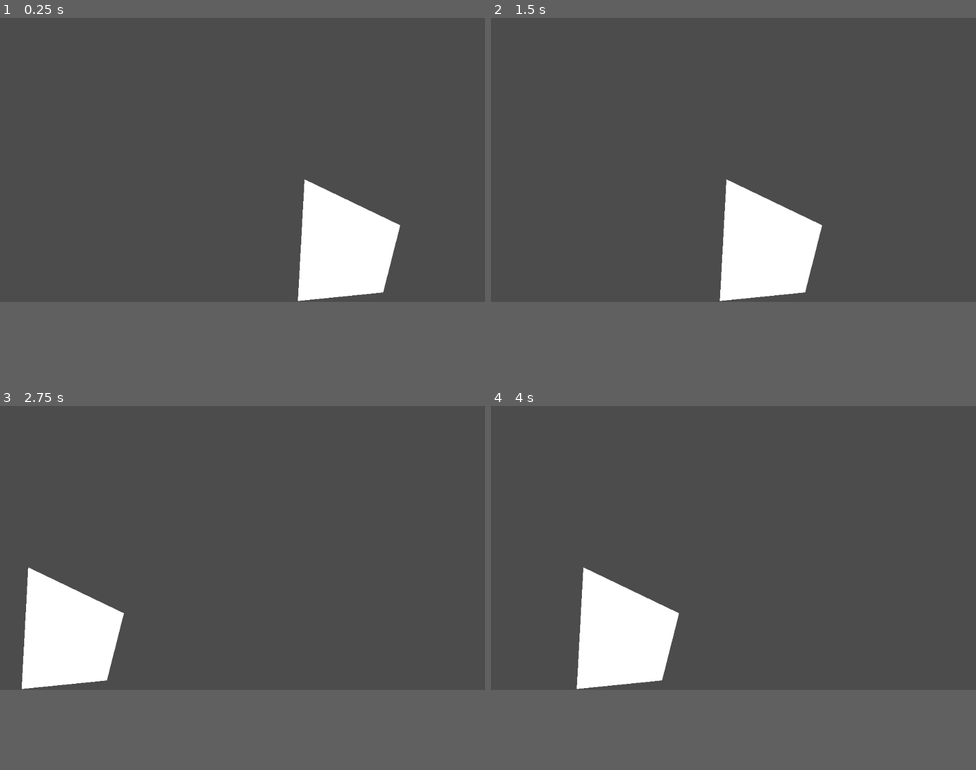
Above: before the commit, frames 1-4 (two rows, left to right).
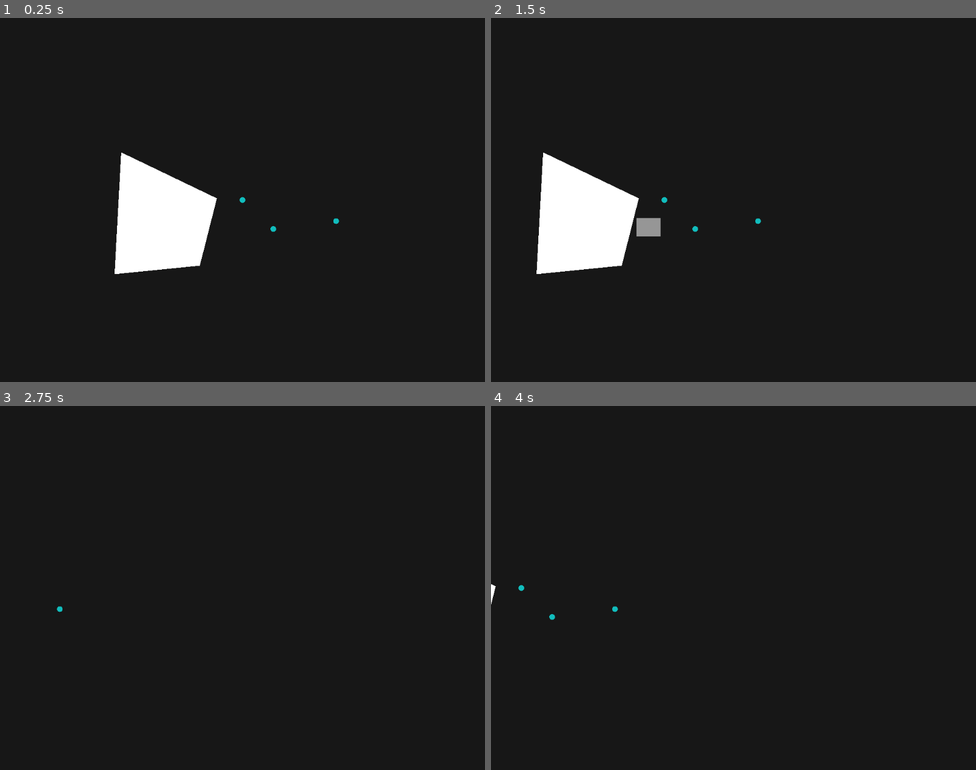
Above: after the commit, the same moments.

Repository: voithos/driftworld
Game: Godot game, scene res://scenes/level1.tscn
Same seed, same stepped clock (60 frames per second), same inputs: the game is played once before the commit and once after it.
Inputs (mouse positions are in pixels of both pictures, inside the frame that each line leads up to):
- Up to frame 1 (0.25 s): no input
- Up to frame 2 (1.5 s): tap Enter at 0.5 s; move the mouse to (840, 145) at 0.52 s; hold Right (ui_right) 0.53-1.25 s; click (840, 145) at 0.6 s; tap Space at 0.77, 1.25 s; drag from (636, 174) to (709, 218) at 1.27 s
- Up to frame 3 (2.75 s): move the mouse to (291, 486) at 2.02 s; hold Right (ui_right) from 2.03 s (still down); click (291, 486) at 2.1 s
- Up to frame 4 (4 s): release Right (ui_right) at 2.75 s; drag from (709, 606) to (588, 504) at 2.77 s; move the mouse to (879, 591) at 3.52 s; hold Left (ui_left) from 3.53 s (still down); click (879, 591) at 3.6 s; tap Space at 3.77 s
The window is 800x468 before the commit and 800x600 after it. Grey fills any space a smaller window leaves; there, only what the larger window draws over its background counts as a difference.

The runs differ from the first frame. In frame 1, 78% of the frame differs, in the area x 0-100%, y 0-78%; in frame 2, 78%; in frame 3, 78%; in frame 4, 78%.

Commit message:
Add units and selection.

Diff:
--- a/project.godot
+++ b/project.godot
@@ -17,11 +17,18 @@
 
 config/name="GMTK 2020"
 run/main_scene="res://scenes/level1.tscn"
+boot_splash/bg_color=Color( 0, 0, 0, 1 )
 config/icon="res://icon.png"
 
 [autoload]
 
 Screen="*res://scripts/screen.gd"
+
+[display]
+
+window/size/height=768
+window/size/test_width=1024
+window/size/test_height=768
 
 [input]
 
@@ -53,7 +60,18 @@
 , Object(InputEventKey,"resource_local_to_scene":false,"resource_name":"","device":0,"alt":false,"shift":false,"control":false,"meta":false,"command":false,"pressed":false,"scancode":83,"unicode":0,"echo":false,"script":null)
  ]
 }
+ui_mouse_left={
+"deadzone": 0.5,
+"events": [ Object(InputEventMouseButton,"resource_local_to_scene":false,"resource_name":"","device":0,"alt":false,"shift":false,"control":false,"meta":false,"command":false,"button_mask":0,"position":Vector2( 0, 0 ),"global_position":Vector2( 0, 0 ),"factor":1.0,"button_index":1,"pressed":false,"doubleclick":false,"script":null)
+ ]
+}
+ui_mouse_right={
+"deadzone": 0.5,
+"events": [ Object(InputEventMouseButton,"resource_local_to_scene":false,"resource_name":"","device":0,"alt":false,"shift":false,"control":false,"meta":false,"command":false,"button_mask":0,"position":Vector2( 0, 0 ),"global_position":Vector2( 0, 0 ),"factor":1.0,"button_index":2,"pressed":false,"doubleclick":false,"script":null)
+ ]
+}
 
 [rendering]
 
+environment/default_clear_color=Color( 0.0941176, 0.0941176, 0.0941176, 1 )
 environment/default_environment="res://default_env.tres"
--- a/scripts/camera.gd
+++ b/scenes/camera.gd
@@ -4,6 +4,9 @@
 export var zoomspeed = 10
 
 var curzoom = 1.0
+
+func _ready():
+	add_to_group("camera")
 
 func _process(delta):
 	var horizontal = (int(Input.is_action_pressed("ui_right")) - int(Input.is_action_pressed("ui_left")))
--- /dev/null
+++ b/scenes/camera.tscn
@@ -0,0 +1,7 @@
+[gd_scene load_steps=2 format=2]
+
+[ext_resource path="res://scenes/camera.gd" type="Script" id=1]
+
+[node name="Camera2D" type="Camera2D"]
+current = true
+script = ExtResource( 1 )
--- a/scenes/level1.tscn
+++ b/scenes/level1.tscn
@@ -1,12 +1,26 @@
-[gd_scene load_steps=2 format=2]
+[gd_scene load_steps=4 format=2]
 
-[ext_resource path="res://scripts/camera.gd" type="Script" id=1]
+[ext_resource path="res://scenes/camera.tscn" type="PackedScene" id=1]
+[ext_resource path="res://scenes/unit.tscn" type="PackedScene" id=2]
+[ext_resource path="res://scenes/ui.tscn" type="PackedScene" id=3]
 
 [node name="level1" type="Node2D"]
 
 [node name="Polygon2D" type="Polygon2D" parent="."]
+position = Vector2( -387.104, -141.493 )
 polygon = PoolVector2Array( 131, 41, 117, 298, 297, 280, 333, 138 )
 
-[node name="Camera2D" type="Camera2D" parent="."]
-current = true
-script = ExtResource( 1 )
+[node name="camera" parent="." instance=ExtResource( 1 )]
+
+[node name="unit" parent="." instance=ExtResource( 2 )]
+unit_base_color = Color( 0.0705882, 0.745098, 0.745098, 1 )
+
+[node name="unit2" parent="." instance=ExtResource( 2 )]
+position = Vector2( 65.0538, 61.1647 )
+unit_base_color = Color( 0.0705882, 0.745098, 0.745098, 1 )
+
+[node name="unit3" parent="." instance=ExtResource( 2 )]
+position = Vector2( 197.636, 44.5477 )
+unit_base_color = Color( 0.0705882, 0.745098, 0.745098, 1 )
+
+[node name="ui" parent="." instance=ExtResource( 3 )]
--- /dev/null
+++ b/scenes/ui.gd
@@ -0,0 +1,48 @@
+extends Node2D
+
+var start = Vector2()
+var end = Vector2()
+var is_dragging = false
+var mousepos = Vector2()
+var mousestart = Vector2()
+var mouseend = Vector2()
+
+var camera
+
+func _ready():
+	yield(get_tree(), "idle_frame")
+	camera = get_tree().get_nodes_in_group("camera")[0]
+
+func _process(delta):
+	if Input.is_action_just_pressed("ui_mouse_left"):
+		start = get_global_mouse_position()
+		mousestart = mousepos
+		is_dragging = true
+
+	if is_dragging:
+		end = get_global_mouse_position()
+		mouseend = mousepos
+
+	if Input.is_action_just_released("ui_mouse_left"):
+		end = get_global_mouse_position()
+		mouseend = mousepos
+		is_dragging = false
+
+	draw_select_rect()
+
+func draw_select_rect():
+	if not is_dragging:
+		$canvas/select_rect.visible = false
+		return
+
+	$canvas/select_rect.visible = true
+	$canvas/select_rect.rect_size = Vector2(abs(start.x-end.x), abs(start.y-end.y))
+
+	var pos = Vector2()
+	pos.x = min(start.x, end.x)
+	pos.y = min(start.y, end.y)
+	$canvas/select_rect.rect_position = pos + get_viewport().size / 2 - camera.position
+
+func _input(event):
+	if event is InputEventMouse:
+		mousepos = event.position
--- /dev/null
+++ b/scenes/ui.tscn
@@ -0,0 +1,16 @@
+[gd_scene load_steps=2 format=2]
+
+[ext_resource path="res://scenes/ui.gd" type="Script" id=1]
+
+[node name="ui" type="Node2D"]
+script = ExtResource( 1 )
+
+[node name="canvas" type="CanvasLayer" parent="."]
+
+[node name="select_rect" type="ColorRect" parent="canvas"]
+margin_right = 40.0
+margin_bottom = 40.0
+color = Color( 1, 1, 1, 0.54902 )
+__meta__ = {
+"_edit_use_anchors_": false
+}
--- /dev/null
+++ b/scenes/unit.gd
@@ -0,0 +1,29 @@
+extends KinematicBody2D
+
+export var unit_base_color = Color(1, 1, 1)
+
+export var selected = false setget set_selected
+
+func _ready():
+	$sprite.modulate = unit_base_color
+	#$selection.modulate = unit_base_color
+	$selection.hide()
+	add_to_group("units")
+
+func _on_unit_input_event(viewport, event, shape_idx):
+	if event is InputEventMouseButton:
+		if event.is_pressed():
+			if event.button_index == BUTTON_LEFT:
+				toggle_select()
+
+func toggle_select():
+	set_selected(not selected)
+
+func set_selected(value):
+	if selected != value:
+		selected = value
+		if selected:
+			add_to_group("selected")
+		else:
+			remove_from_group("selected")
+		$selection.visible = selected
--- /dev/null
+++ b/scenes/unit.tscn
@@ -0,0 +1,24 @@
+[gd_scene load_steps=5 format=2]
+
+[ext_resource path="res://assets/unit.png" type="Texture" id=1]
+[ext_resource path="res://scenes/unit.gd" type="Script" id=2]
+[ext_resource path="res://assets/selection.png" type="Texture" id=3]
+
+[sub_resource type="CircleShape2D" id=1]
+radius = 8.0
+
+[node name="unit" type="KinematicBody2D"]
+input_pickable = true
+script = ExtResource( 2 )
+
+[node name="sprite" type="Sprite" parent="."]
+scale = Vector2( 0.1, 0.1 )
+texture = ExtResource( 1 )
+
+[node name="selection" type="Sprite" parent="."]
+scale = Vector2( 0.22, 0.22 )
+texture = ExtResource( 3 )
+
+[node name="shape" type="CollisionShape2D" parent="."]
+shape = SubResource( 1 )
+[connection signal="input_event" from="." to="." method="_on_unit_input_event"]
Binary file added: assets/selection.png
Not shown, added: assets/selection.png.import
Binary file added: assets/unit.png
Not shown, added: assets/unit.png.import
